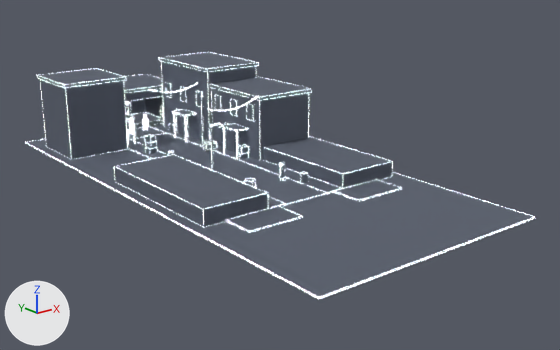
Two versions of the FBX model UnityClient/Assets/Resources/City/Places/让他们安静.fbx, one commit apart.
Before and after are seen from a 50 mm camera at (-179.2, 889.5, 20.8) aimed at (-136.8, 942.4, -0.3). Lighting does not change. The marker at lower left points along +X, +Y and +Z. The older version comes first. Where no turn or scale is listed for an object, it has been applied to the vertices.

In view in the first picture: '人行道_右', '人行道_左.001', '修车棚', '手推车.001', '描线_focus_让他们安静', '木箱堆_1.001', '木箱堆_2.001', '杂货铺', '棚前空地', '楼_右中', '楼_右北', '楼_右南_剖切', '楼_左南_剖切', '行车道', '街口_路缘_右', '街口_路缘_左', '街面.001', '路灯_1.001' and 7 more.
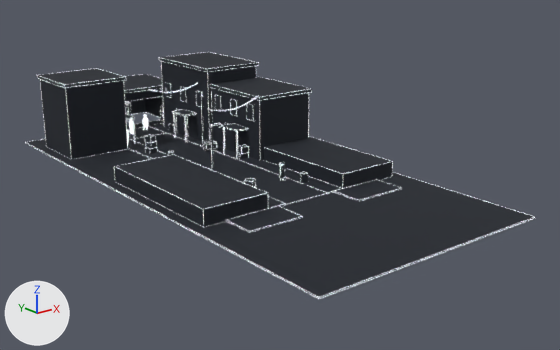
What changed in the scene script:
```text
Change mat_m_white_emission_lines:
    mat_m_white_emission_lines.emission_strength: 4.5 -> 1.5
Change me_手推车_002:
    where me_手推车_002.from_pydata(...)  # 28 vertices, 48 faces; spans x -0.82..0.74, y -0.92..0.92, z 0.02..0.88
    remove me_手推车_002.materials.append(mat_m_重要建筑)  # greyish blue #585f6e
    add me_手推车_002.materials.append(mat_m_世界_主体)  # black #161d27
Change me_棚前空地_001:
    where me_棚前空地_001.from_pydata(...)  # 8 vertices, 12 faces; spans x -5.0..5.0, y -2.0..2.0, z -0.03..0.03
    remove me_棚前空地_001.materials.append(mat_m_重要建筑)  # greyish blue #585f6e
    add me_棚前空地_001.materials.append(mat_m_世界_主体)  # black #161d27
Change me_修车棚_001:
    where me_修车棚_001.from_pydata(...)  # 68 vertices, 108 faces; spans x -6.3..6.3, y -3.8..3.8, z 0.0..4.5
    remove me_修车棚_001.materials.append(mat_m_重要建筑)  # greyish blue #585f6e
    add me_修车棚_001.materials.append(mat_m_世界_主体)  # black #161d27
Change me_人行道_左_002:
    where me_人行道_左_002.from_pydata(...)  # 8 vertices, 12 faces; spans x -0.9..0.9, y -15.0..15.0, z -0.1..0.1
    remove me_人行道_左_002.materials.append(mat_m_重要建筑)  # greyish blue #585f6e
    add me_人行道_左_002.materials.append(mat_m_世界_主体)  # black #161d27
Change me_木箱堆_1_002:
    where me_木箱堆_1_002.from_pydata(...)  # 24 vertices, 36 faces; spans x -0.51..0.58, y -0.44..0.56, z 0.0..1.8
    remove me_木箱堆_1_002.materials.append(mat_m_重要建筑)  # greyish blue #585f6e
    add me_木箱堆_1_002.materials.append(mat_m_世界_主体)  # black #161d27
Change me_楼_右中_001:
    where me_楼_右中_001.from_pydata(...)  # 72 vertices, 108 faces; spans x -4.4..3.2, y -4.2..4.2, z 0.0..6.3
    remove me_楼_右中_001.materials.append(mat_m_重要建筑)  # greyish blue #585f6e
    add me_楼_右中_001.materials.append(mat_m_世界_主体)  # black #161d27
Change me_木箱堆_2_002:
    where me_木箱堆_2_002.from_pydata(...)  # 16 vertices, 24 faces; spans x -0.504..0.532, y -0.423..0.423, z 0.0..1.2
    remove me_木箱堆_2_002.materials.append(mat_m_重要建筑)  # greyish blue #585f6e
    add me_木箱堆_2_002.materials.append(mat_m_世界_主体)  # black #161d27
Change me_人行道_右_001:
    where me_人行道_右_001.from_pydata(...)  # 8 vertices, 12 faces; spans x -0.9..0.9, y -15.0..15.0, z -0.1..0.1
    remove me_人行道_右_001.materials.append(mat_m_重要建筑)  # greyish blue #585f6e
    add me_人行道_右_001.materials.append(mat_m_世界_主体)  # black #161d27
Change me_楼_右北_001:
    where me_楼_右北_001.from_pydata(...)  # 72 vertices, 108 faces; spans x -4.4..3.2, y -4.7..4.7, z 0.0..7.9
    remove me_楼_右北_001.materials.append(mat_m_重要建筑)  # greyish blue #585f6e
    add me_楼_右北_001.materials.append(mat_m_世界_主体)  # black #161d27
Change me_行车道_001:
    where me_行车道_001.from_pydata(...)  # 8 vertices, 12 faces; spans x -2.3..2.3, y -15.0..15.0, z 0.0
    remove me_行车道_001.materials.append(mat_m_重要建筑)  # greyish blue #585f6e
    add me_行车道_001.materials.append(mat_m_世界_主体)  # black #161d27
Change me_街口_路缘_右_001:
    where me_街口_路缘_右_001.from_pydata(...)  # 8 vertices, 12 faces; spans x -2.5..2.5, y -1.5..1.5, z -0.05..0.05
    remove me_街口_路缘_右_001.materials.append(mat_m_重要建筑)  # greyish blue #585f6e
    add me_街口_路缘_右_001.materials.append(mat_m_世界_主体)  # black #161d27
Change me_街口_路缘_左_001:
    where me_街口_路缘_左_001.from_pydata(...)  # 8 vertices, 12 faces; spans x -2.5..2.5, y -1.5..1.5, z -0.05..0.05
    remove me_街口_路缘_左_001.materials.append(mat_m_重要建筑)  # greyish blue #585f6e
    add me_街口_路缘_左_001.materials.append(mat_m_世界_主体)  # black #161d27
Change me_街面_002:
    where me_街面_002.from_pydata(...)  # 8 vertices, 12 faces; spans x -11.0..11.0, y -23.0..23.0, z -0.1..0.1
    remove me_街面_002.materials.append(mat_m_重要建筑)  # greyish blue #585f6e
    add me_街面_002.materials.append(mat_m_世界_主体)  # black #161d27
Change me_路灯_1_002:
    where me_路灯_1_002.from_pydata(...)  # 32 vertices, 52 faces; spans x -0.09..0.95, y -0.15..0.15, z 0.0..5.06
    remove me_路灯_1_002.materials.append(mat_m_重要建筑)  # greyish blue #585f6e
    add me_路灯_1_002.materials.append(mat_m_世界_主体)  # black #161d27
Change me_楼_左南_剖切_001:
    where me_楼_左南_剖切_001.from_pydata(...)  # 8 vertices, 12 faces; spans x -3.0..3.0, y -7.0..7.0, z -0.7..0.7
    remove me_楼_左南_剖切_001.materials.append(mat_m_重要建筑)  # greyish blue #585f6e
    add me_楼_左南_剖切_001.materials.append(mat_m_世界_主体)  # black #161d27
Change me_杂货铺_001:
    where me_杂货铺_001.from_pydata(...)  # 80 vertices, 120 faces; spans x -3.2..4.4, y -3.2..3.2, z 0.0..7.3
    remove me_杂货铺_001.materials.append(mat_m_重要建筑)  # greyish blue #585f6e
    add me_杂货铺_001.materials.append(mat_m_世界_主体)  # black #161d27
Change me_楼_右南_剖切_001:
    where me_楼_右南_剖切_001.from_pydata(...)  # 8 vertices, 12 faces; spans x -3.0..3.0, y -7.0..7.0, z -0.7..0.7
    remove me_楼_右南_剖切_001.materials.append(mat_m_重要建筑)  # greyish blue #585f6e
    add me_楼_右南_剖切_001.materials.append(mat_m_世界_主体)  # black #161d27
```

What differs and where, as boxes [x1, y1, x2, y2] in the pictures (560 x 350 px):
'街面.001', recoloured (darker): [26, 120, 535, 299] in both
'杂货铺', recoloured (greyish blue to black): [37, 68, 135, 159] in both
'楼_左南_剖切', recoloured (darker): [114, 155, 268, 227] in both
'楼_右中', recoloured (darker): [210, 77, 312, 161] in both
'楼_右北', recoloured (darker): [159, 52, 259, 142] in both
'楼_右南_剖切', recoloured (darker): [263, 137, 393, 188] in both
'行车道', recoloured (greyish blue to black): [131, 133, 328, 205] in both
'描线_focus_让他们安静', surface changed: [25, 52, 534, 299] in both
'修车棚', recoloured (darker): [124, 74, 163, 123] in both
'人行道_右', recoloured: [148, 123, 342, 194] in both
'街口_路缘_左', recoloured (darker): [226, 206, 302, 232] in both
'街口_路缘_右', recoloured (darker): [334, 180, 401, 201] in both
'人行道_左.001', recoloured: [128, 139, 285, 208] in both
'棚前空地', recoloured (darker): [128, 127, 164, 139] in both
'木箱堆_1.001', recoloured (darker): [145, 135, 157, 154] in both
'木箱堆_2.001', recoloured: [238, 145, 249, 159] in both
'路灯_1.001', recoloured: [211, 123, 222, 171] in both
'手推车.001', recoloured: [203, 140, 217, 151] in both
